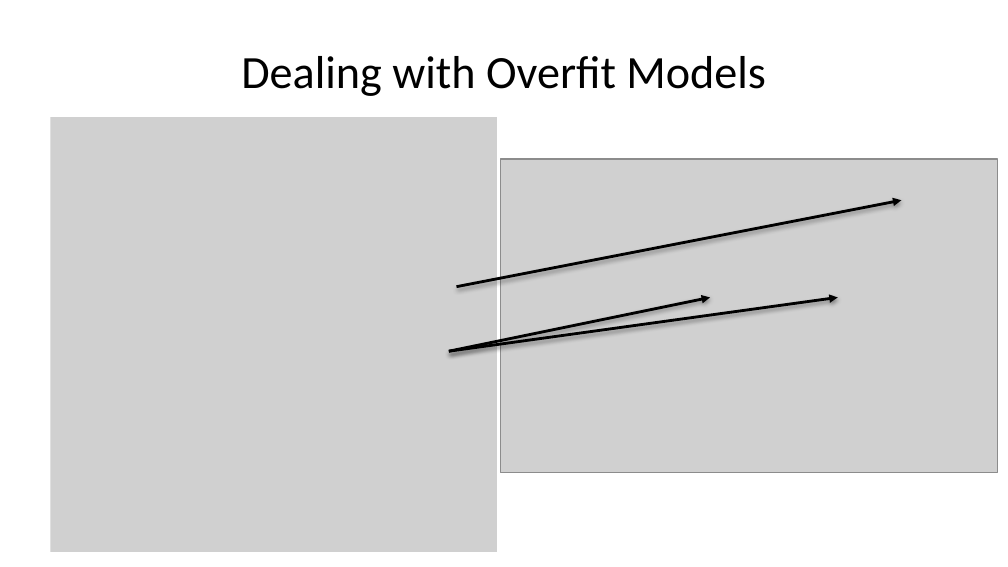
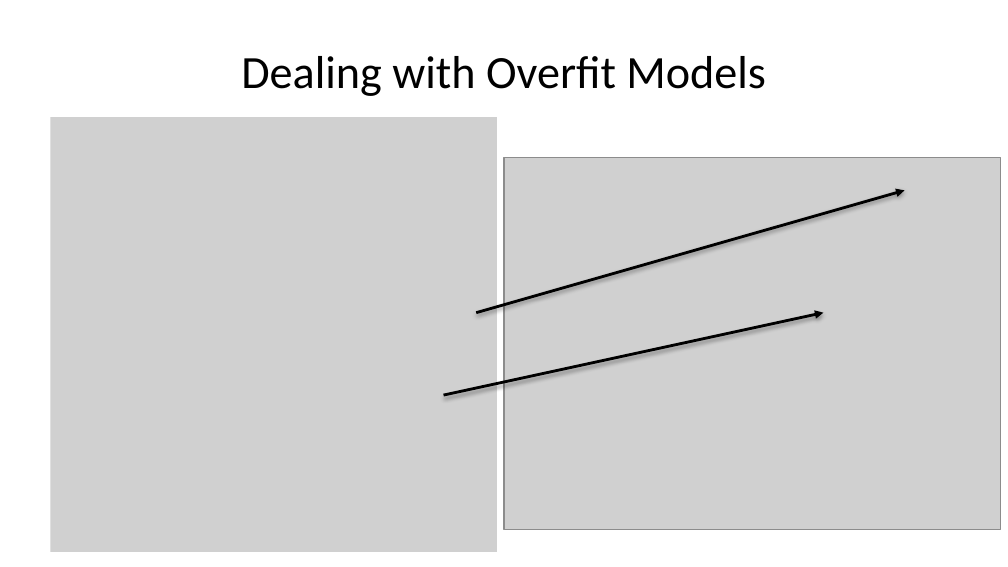
Before and after one commit to StephenElston/CSCI-E-83, a slide deck: slide 7 of LectureSlides/10a_ModelsInHighDimensions.pptx. Drawn at 1008x567 pixels with LibreOffice and Linux fonts; fonts in the diff are those of the drawing; grey boxes stand for pictures. Boxes give left, top, right and bottom in pixels: in the first picture for what was removed or moved away, otherwise in the second. Text is boxed around its words. In the diff, an @@ line names an element or a change of style, - is before the commit and + after.

```diff
--- a/LectureSlides/10a_ModelsInHighDimensions.pptx
+++ b/LectureSlides/10a_ModelsInHighDimensions.pptx
@@ picture: place and size @@
-picture at [501, 159, 998, 473]
+picture at [504, 157, 1000, 529]
@@ arrow moved from (457, 286) - (901, 201) to (476, 312) - (904, 191) @@
@@ arrow removed from (449, 351) to (710, 297) @@
@@ arrow moved from (449, 351) - (838, 297) to (444, 395) - (824, 312) @@
```
Also in this commit, not shown: 3 other slides changed.
